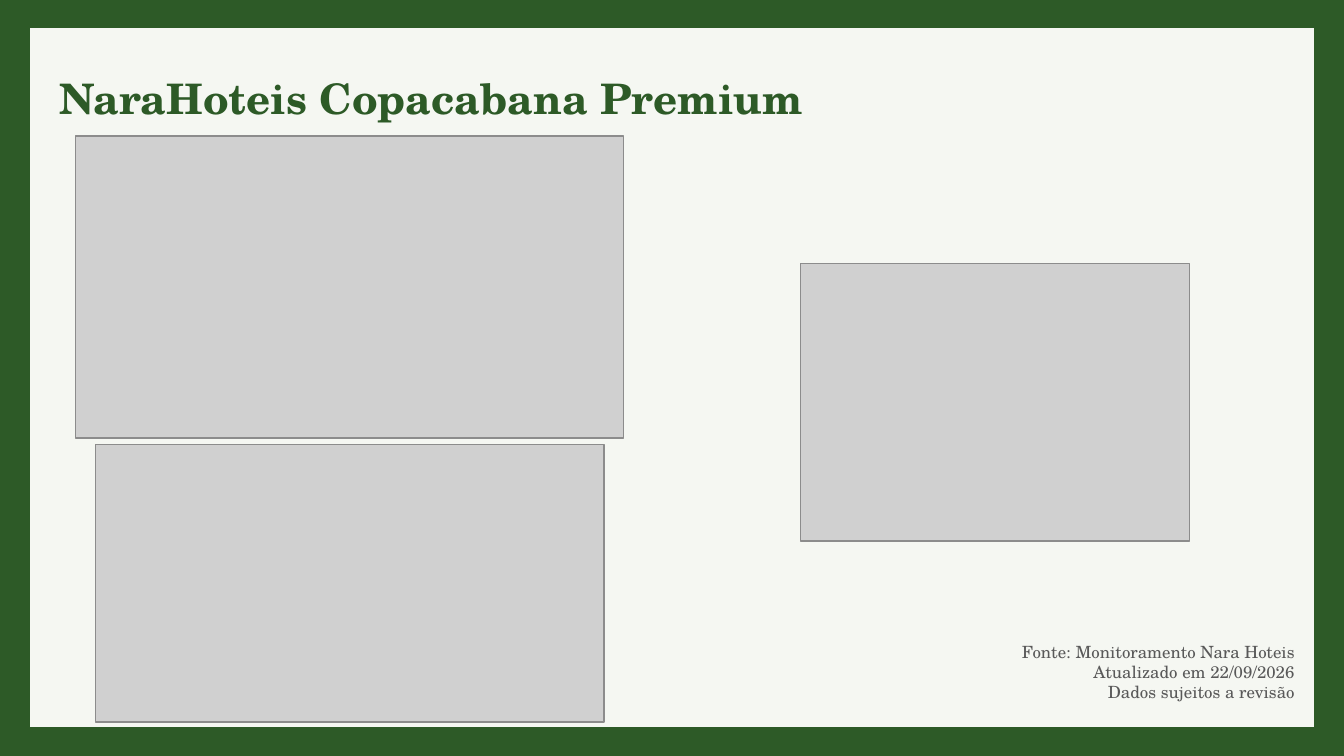
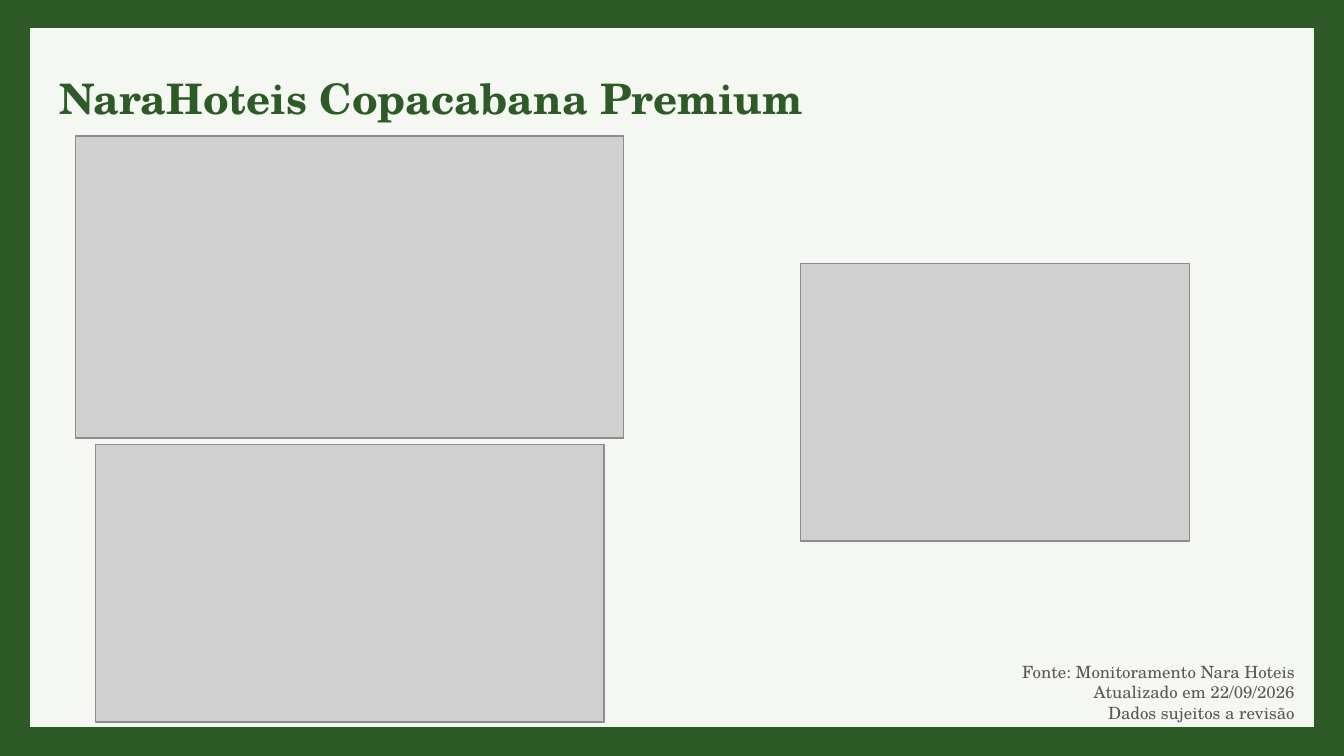
Before and after one commit to danicarvalho-1995/Nara-Hoteis, a slide deck: slide 10 of Nara Hotéis_23.09.pptx. Drawn at 1344x756 pixels with LibreOffice and Linux fonts; fonts in the diff are those of the drawing; grey boxes stand for pictures. Boxes give left, top, right and bottom in pixels: in the first picture for what was removed or moved away, otherwise in the second. Text is boxed around its words. In the diff, an @@ line names an element or a change of style, - is before the commit and + after.

```diff
--- a/Nara Hotéis_23.09.pptx
+++ b/Nara Hotéis_23.09.pptx
@@ text "Fonte: Monitoramento Nara Hoteis": place and size @@
-text "Fonte: Monitoramento Nara Hoteis" at <box>1022,646,1294,702</box>
+text "Fonte: Monitoramento Nara Hoteis" at <box>1022,666,1294,723</box>
```
Also in this commit, not shown: 2 other slides changed.
